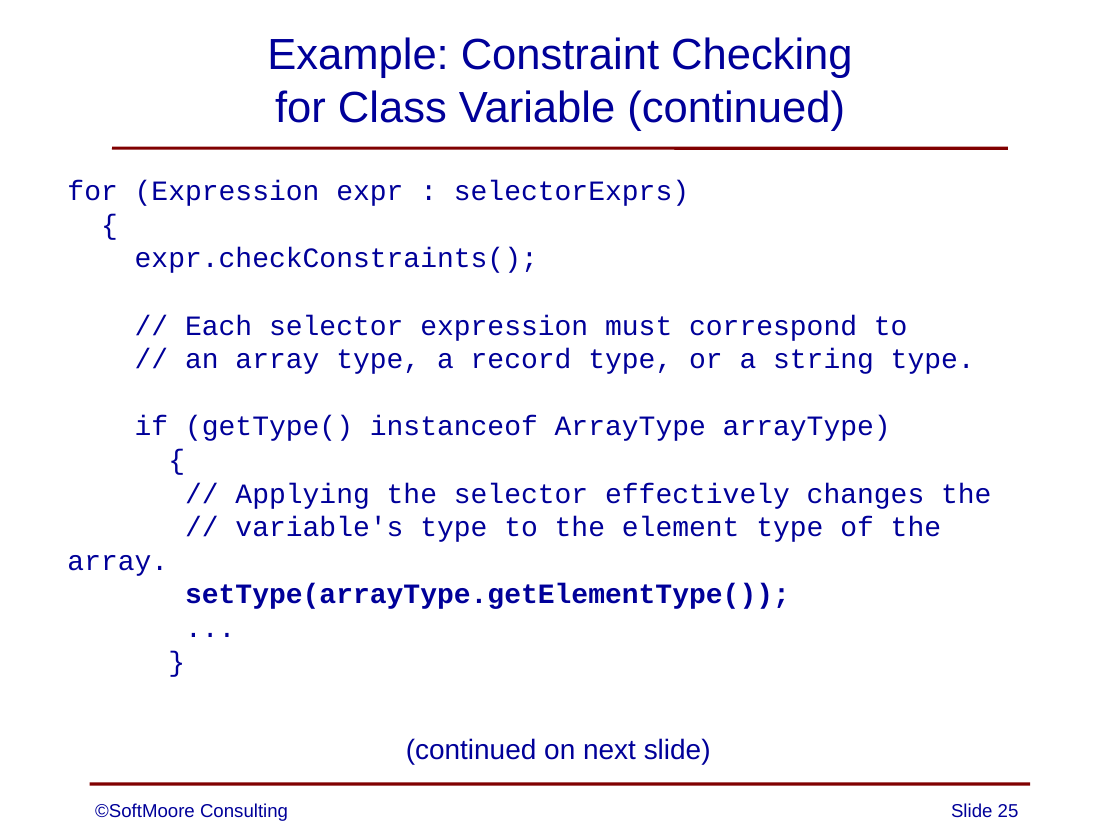
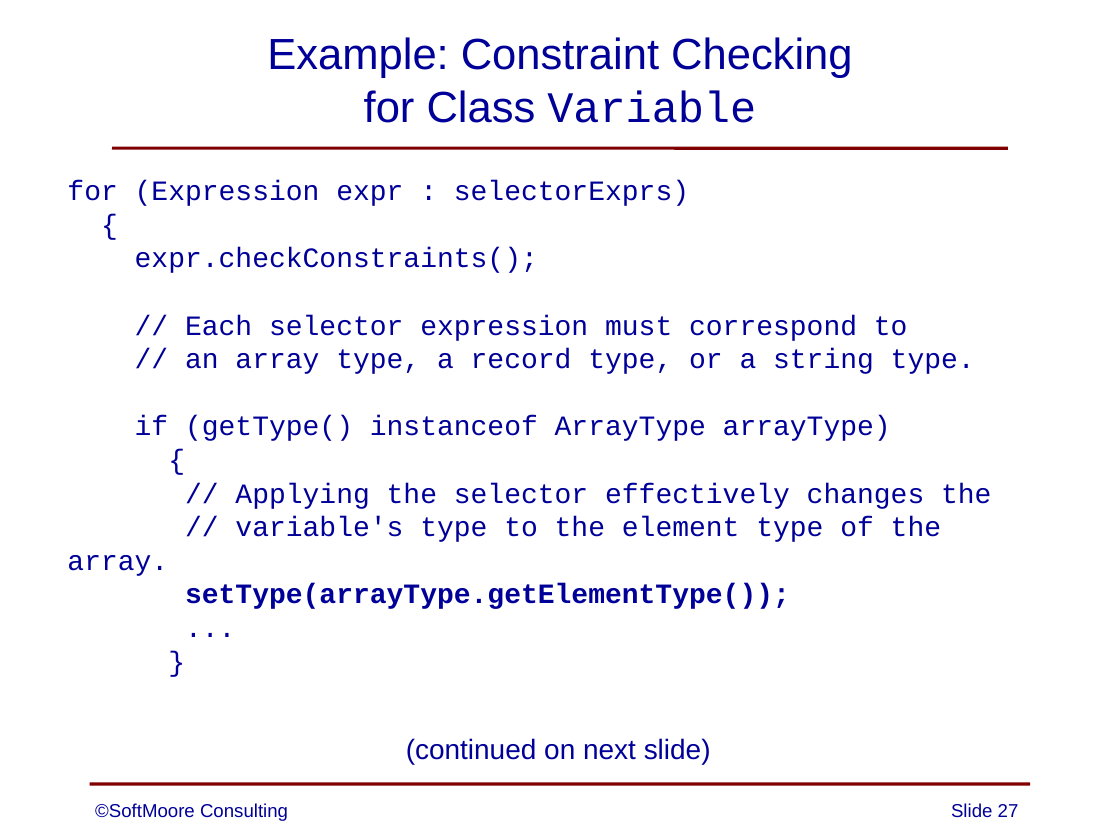
Before and after one commit to SoftMoore/CPRL-Java-3rd, a slide deck: slide 27 of PowerPoints/09 - Constraint Analysis.pptx (slide 25 before the commit). Drawn at 1120x840 pixels with LibreOffice and Linux fonts; fonts in the diff are those of the drawing. Boxes give left, top, right and bottom in pixels: in the first picture for what was removed or moved away, otherwise in the second. Text is boxed around its words. In the diff, an @@ line names an element or a change of style, - is before the commit and + after.

```diff
--- a/PowerPoints/09 - Constraint Analysis.pptx
+++ b/PowerPoints/09 - Constraint Analysis.pptx
@@ title at bbox=[267, 37, 852, 123]: text changed @@
-Example: Constraint Checking
-for Class Variable (continued)
+Example: Constraint Checking
+for Class Variable
@@ page number at bbox=[951, 803, 1019, 818]: text changed @@
-Slide 25
+Slide 27
```
Also in this commit, not shown: 2 other slides changed, 2 slides added, 1 other file.
